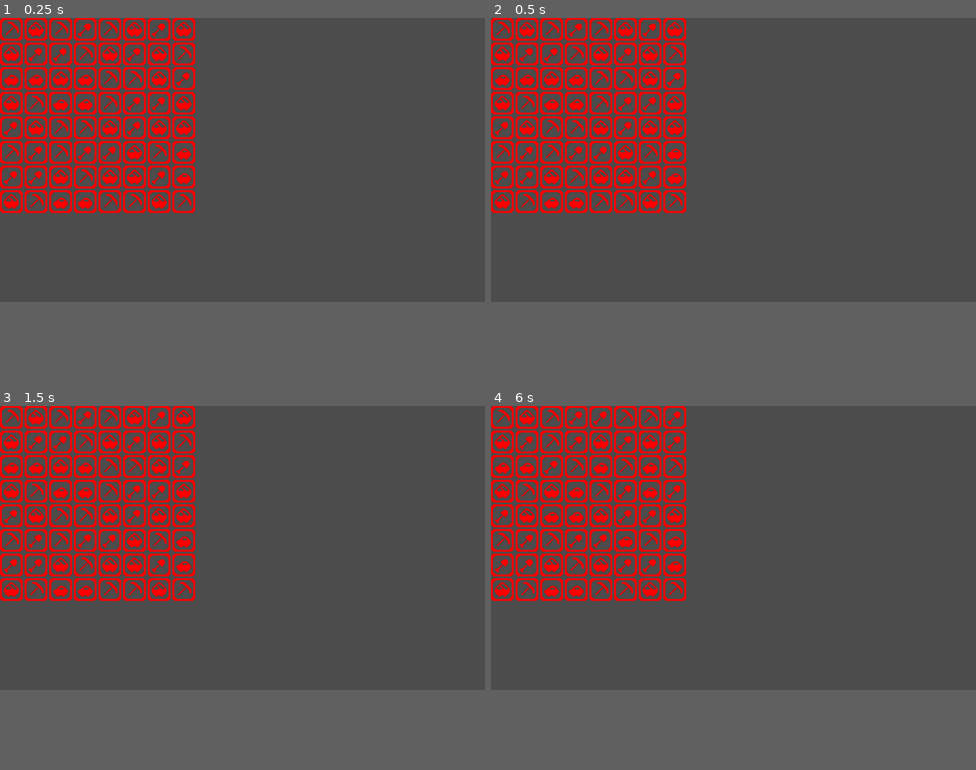
Above: before the commit, frames 1-4 (two rows, left to right).
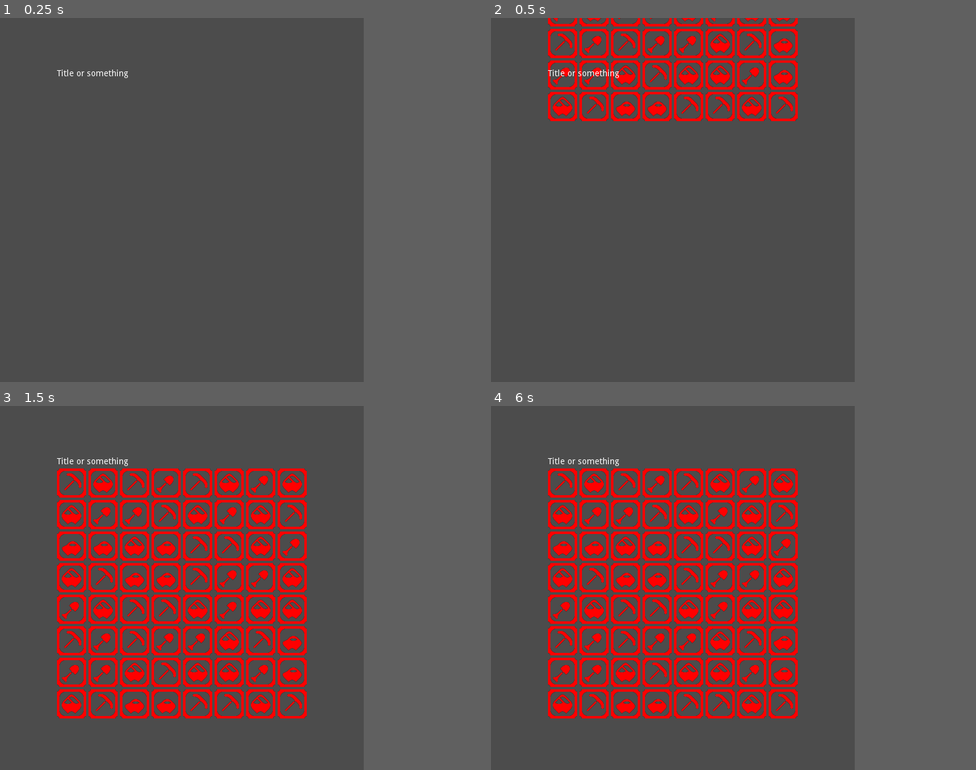
Above: after the commit, the same moments.

Repository: averyhiebert/LD48
Game: Godot game, scene res://Match3Game.tscn
Two runs of this game, one before a commit and one after it. Both use one fixed random seed, a clock stepped at 60 frames per second and the inputs below.
Inputs (mouse positions are in pixels of both pictures, inside the frame that each line leads up to):
- Up to frame 1 (0.25 s): no input
- Up to frame 2 (0.5 s): no input
- Up to frame 3 (1.5 s): click (9, 416) at 0.52 s; click (33, 416) at 1.27 s
- Up to frame 4 (6 s): click (549, 416) at 2.02 s; click (578, 416) at 2.77 s; click (602, 416) at 3.52 s; click (626, 416) at 4.27 s; click (651, 416) at 5.02 s; click (675, 416) at 5.77 s
The window is 800x468 before the commit and 600x600 after it. Grey fills any space a smaller window leaves; there, only what the larger window draws over its background counts as a difference.

The runs differ from the first frame. In frame 1, 10% of the frame differs, in the area x 0-41%, y 0-54%; in frame 2, 14%; in frame 3, 22%, in the area x 0-64%, y 0-86%; in frame 4, 22%.

Commit message:
Move to sprite-based tiles

Diff:
--- a/Match3Game.gd
+++ b/Match3Game.gd
@@ -5,23 +5,89 @@
 # var a = 2
 # var b = "text"
 var gameboard
-var playarea
+var button_grid
+var tile_sprites = []
+var positions = [] # Global position of each tile button
 
 # Called when the node enters the scene tree for the first time.
 func _ready():
-	playarea = $MainInterfaceContainer/PlayArea
+	button_grid = $CanvasLayer/MainInterfaceContainer/CenterContainer/VBoxContainer/PlayArea
+	button_grid.connect("do_switch",self,"do_switch")
 
-	# Begin the game logic
-	print("DEBUG: Instantiating match 3 game")
+	# Initialize the game
 	gameboard = GameBoard.new()
-
-	# Update playarea buttons to match game board
-	playarea.draw_board(gameboard)
-	playarea.connect("do_switch",self,"do_switch")
+	#button_grid.draw_board(gameboard) # TODO Replace w/ separate sprites
+	yield(get_tree().create_timer(0.25), "timeout") # Workaround for some sort of race condition :(
+	initialize_tile_sprites()
 
 func do_switch(tile1,tile2):
+	# Handle attempt by the user to switch two tiles
 	gameboard.do_switch(tile1,tile2)
-	playarea.draw_board(gameboard)
+	#button_grid.draw_board(gameboard)
+	update_board_sprites()
+
+func create_tile_sprite(i,j):
+	# Return a sprite appropriately initialized for the given tile
+	var sprite = Sprite.new()
+	sprite.texture = gameboard.get_texture(i,j)
+	sprite.position = positions[i][j] + Vector2(sprite.texture.get_width()/2,sprite.texture.get_height()/2)
+	return sprite
+
+func initialize_tile_sprites():
+	positions = button_grid.button_positions()
+
+	for i in range(gameboard.size):
+		tile_sprites.append([])
+		for j in range(gameboard.size):
+			var sprite = create_tile_sprite(i,j)
+			tile_sprites[i].append(sprite) # TODO Move to better location
+
+
+			# Add track to animation
+			#  TODO separate function somehow
+			var drop_height = 8 # todo update this
+			var gap_size = positions[1][0].y - positions[0][0].y
+			var offset = drop_height * gap_size
+			var start_pos = sprite.position - Vector2(0,offset)
+			var end_pos = sprite.position
+
+			sprite.position = start_pos
+			add_child(sprite) # TODO Move to better location
+
+			var tween = Tween.new()
+			tween.playback_process_mode = tween.TWEEN_PROCESS_IDLE
+			add_child(tween)
+			tween.interpolate_property(sprite, "position",
+					start_pos, end_pos, 0.8,
+					Tween.TRANS_QUAD, Tween.EASE_IN_OUT)
+			tween.start()
+
+func kill_tile(old_sprite):
+	#  Animate out tile using tween, then delete it.
+	# TODO: Make it so we can use a single tween for each board update
+	var tween = Tween.new()
+	tween.playback_process_mode = tween.TWEEN_PROCESS_IDLE
+	add_child(tween)
+	tween.interpolate_property(old_sprite,"modulate",
+		Color(1,1,1,1),Color(1,1,1,0),1,
+		Tween.TRANS_LINEAR,Tween.EASE_IN)
+	tween.interpolate_property(old_sprite,"position",
+		old_sprite.position,old_sprite.position + Vector2(10,100),1,
+		Tween.TRANS_LINEAR,Tween.EASE_IN)
+	tween.connect("tween_all_completed",self,"remove_child",[old_sprite])
+	tween.start()
+
+func update_board_sprites():
+	# For now, just update sprites to match the new board
+	positions = button_grid.button_positions()
+	for i in range(gameboard.size):
+		for j in range(gameboard.size):
+			var old_sprite = tile_sprites[i][j]
+			remove_child(old_sprite)  #kill_tile(old_sprite)
+
+			var new_sprite = create_tile_sprite(i,j)
+			tile_sprites[i][j] = new_sprite
+			add_child(new_sprite)
 
 # Called every frame. 'delta' is the elapsed time since the previous frame.
 #func _process(delta):
--- a/Match3Game.tscn
+++ b/Match3Game.tscn
@@ -6,6 +6,10 @@
 [node name="Match3Game" type="Node2D"]
 script = ExtResource( 2 )
 
-[node name="MainInterfaceContainer" parent="." instance=ExtResource( 1 )]
-margin_right = 100.0
-margin_bottom = 100.0
+[node name="CanvasLayer" type="CanvasLayer" parent="."]
+
+[node name="MainInterfaceContainer" parent="CanvasLayer" instance=ExtResource( 1 )]
+anchor_right = 1.0
+anchor_bottom = 1.0
+margin_right = 0.0
+margin_bottom = 0.0
--- a/interface_components/MinigameInterfaceContainer.tscn
+++ b/interface_components/MinigameInterfaceContainer.tscn
@@ -4,15 +4,33 @@
 [ext_resource path="res://interface_components/PlayArea.gd" type="Script" id=2]
 
 [node name="MinigameInterfaceContainer" type="MarginContainer"]
-margin_right = 40.0
-margin_bottom = 40.0
+margin_right = 600.0
+margin_bottom = 600.0
+size_flags_horizontal = 3
+size_flags_vertical = 3
 __meta__ = {
 "_edit_use_anchors_": false
 }
 
-[node name="PlayArea" type="GridContainer" parent="."]
-margin_right = 40.0
-margin_bottom = 40.0
+[node name="CenterContainer" type="CenterContainer" parent="."]
+margin_right = 600.0
+margin_bottom = 600.0
+
+[node name="VBoxContainer" type="VBoxContainer" parent="CenterContainer"]
+margin_left = 241.0
+margin_top = 291.0
+margin_right = 358.0
+margin_bottom = 309.0
+
+[node name="TitleLabelMaybe" type="Label" parent="CenterContainer/VBoxContainer"]
+margin_right = 117.0
+margin_bottom = 14.0
+text = "Title or something"
+
+[node name="PlayArea" type="GridContainer" parent="CenterContainer/VBoxContainer"]
+margin_top = 18.0
+margin_right = 117.0
+margin_bottom = 18.0
 columns = 8
 script = ExtResource( 2 )
 BlockButton = ExtResource( 1 )
--- a/interface_components/PlayArea.gd
+++ b/interface_components/PlayArea.gd
@@ -5,8 +5,6 @@
 signal do_switch(tile1,tile2)
 
 var buttons = []
-var textures = {}
-
 var selection = null # Currently selected tile
 
 # Called when the node enters the scene tree for the first time.
@@ -17,6 +15,8 @@
 		for j in range(8):
 			var button = BlockButton.instance()
 			button.connect('pressed',self,'button_pressed',[i,j,button])
+			button.set_normal_texture(preload("res://assets/blocks/upscaled/outline_4x.png"))
+			button.modulate = Color(0,0,0,0) # i.e. make button invisible
 			buttons[i].push_back(button)
 			add_child(button) # Actually add the button to scene
 
@@ -26,7 +26,6 @@
 #	pass
 
 func button_pressed(row,col,button):
-	# Note for future: button.rect_global_position gives global position of button
 	if not selection:
 		selection = [row,col]
 	elif selection[0] == row and selection[1] == col:
@@ -43,3 +42,13 @@
 	for i in range(gameboard.size):
 		for j in range(gameboard.size):
 			buttons[i][j].set_normal_texture(gameboard.get_texture(i,j))
+
+func button_positions():
+	# Return array of positions of all buttons (workaround for positioning that
+	#   isn't making sense to me)
+	var positions = []
+	for i in range(buttons.size()):
+		positions.append([])
+		for j in range(buttons[i].size()):
+			positions[i].append(buttons[i][j].rect_global_position)
+	return positions
--- a/project.godot
+++ b/project.godot
@@ -24,6 +24,12 @@
 run/main_scene="res://Match3Game.tscn"
 config/icon="res://icon.png"
 
+[display]
+
+window/size/width=600
+window/stretch/mode="2d"
+window/stretch/aspect="keep_height"
+
 [rendering]
 
 quality/driver/driver_name="GLES2"
